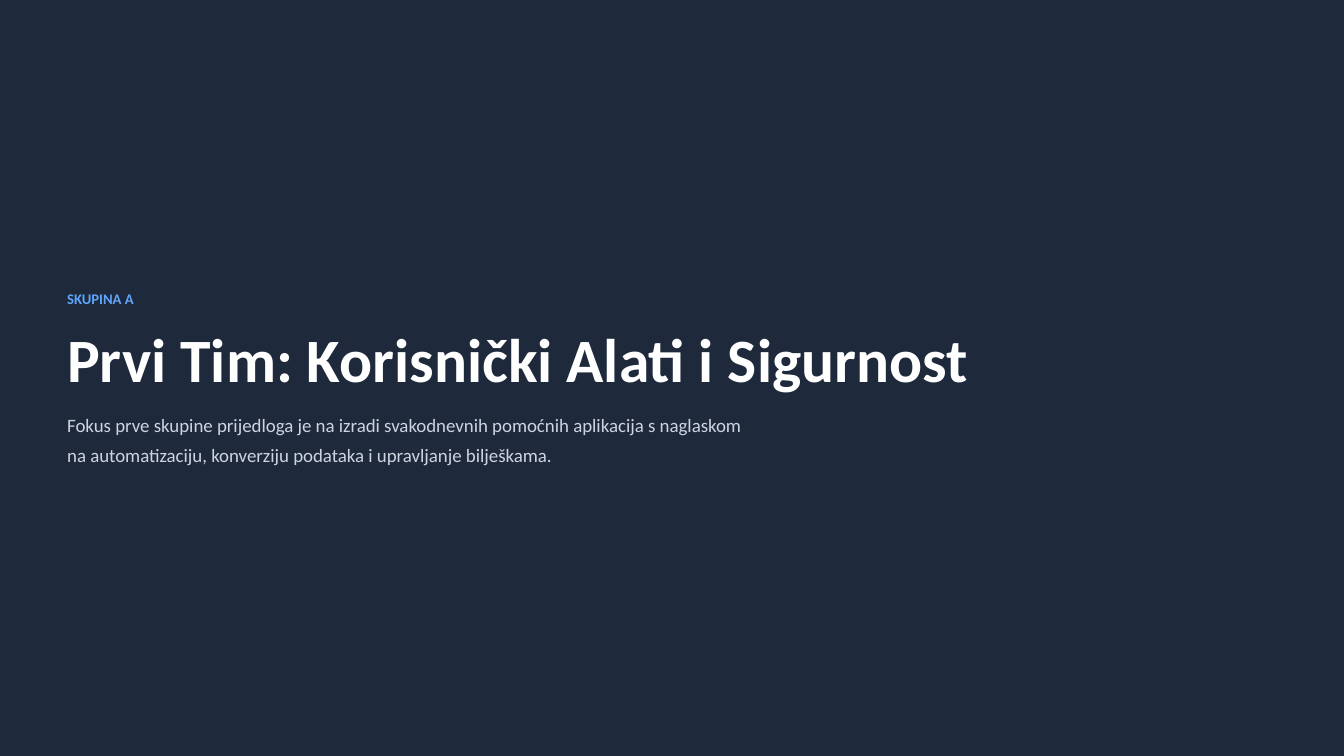
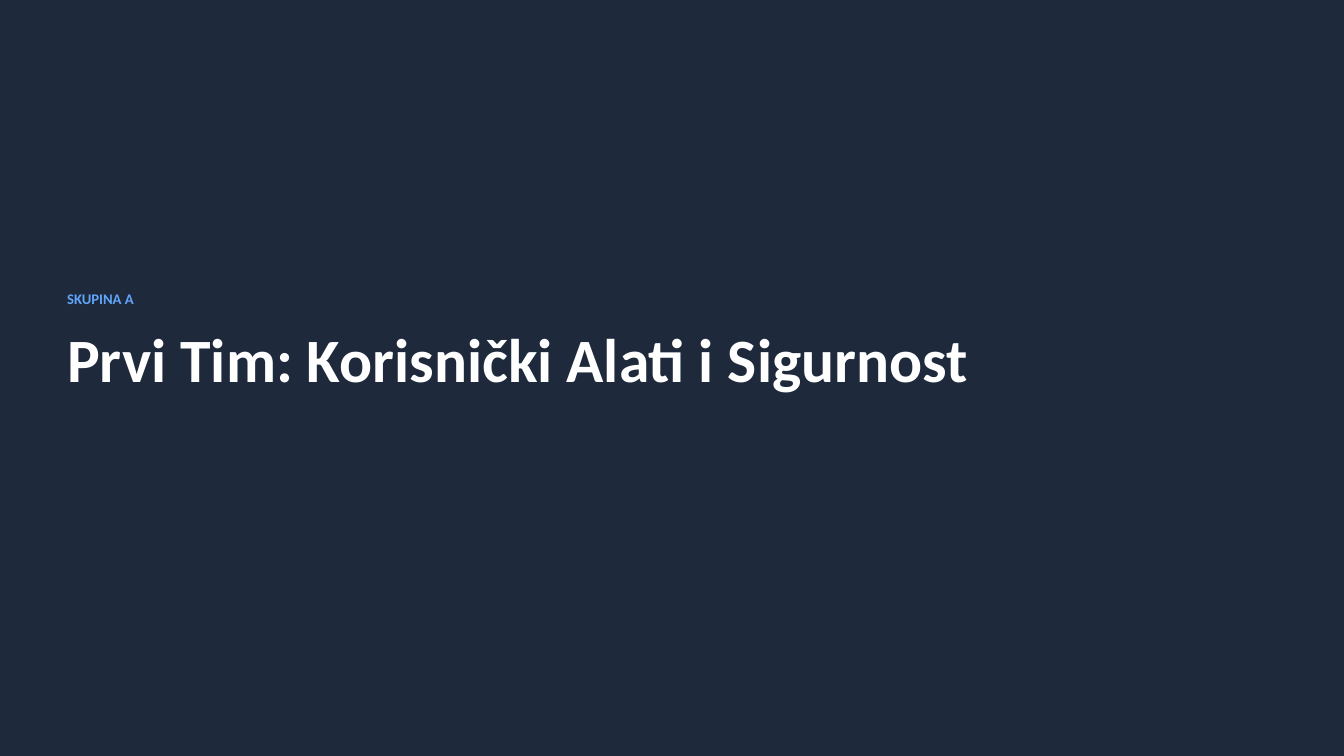
Before and after one commit to Lovro-Klaric239/Mikroprojekt, a slide deck: slide 3 of Prijedlozi Projekata Aplikacija.pptx. Drawn at 1344x756 pixels with LibreOffice and Linux fonts; fonts in the diff are those of the drawing. Boxes give left, top, right and bottom in pixels: in the first picture for what was removed or moved away, otherwise in the second. Text is boxed around its words. In the diff, an @@ line names an element or a change of style, - is before the commit and + after.

```diff
--- a/Prijedlozi Projekata Aplikacija.pptx
+++ b/Prijedlozi Projekata Aplikacija.pptx
@@ text removed at [67, 419, 741, 465] @@
-Fokus prve skupine prijedloga je na izradi svakodnevnih pomoćnih aplikacija s naglaskom na automatizaciju, konverziju podataka i upravljanje bilješkama.
```
Also in this commit, not shown: 3 other slides changed.
